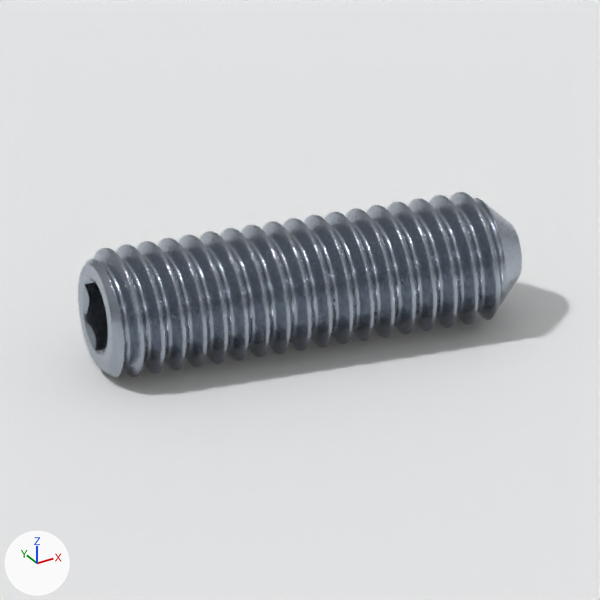
The Blender file navigation_oobb/hardware/screw/grub/hex_head/stainless_steel/m3_diameter/10_mm_length/three_d_model/studio.blend: old version first, new version second.
One viewpoint serves both versions: the file's camera 'product camera'. Arrows for +X, +Y and +Z are at lower left; the lights stay in place. The first picture is the older version.

Objects in the first picture: 'product full', 'product seamless floor'.
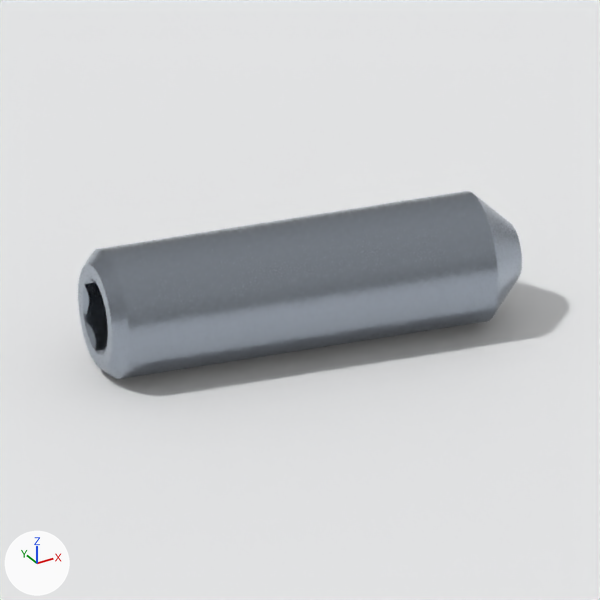
Pixel boxes [x1, y1, x2, y2] of what changed, in the pictures (600 x 600 px):
'product display', shown: after [78, 191, 522, 380]
'product full', hidden: before [78, 192, 522, 378]

Diff of the bpy script that builds the scene:
```diff
--- a/navigation_oobb/hardware/screw/grub/hex_head/stainless_steel/m3_diameter/10_mm_length/three_d_model/studio.blend.py
+++ b/navigation_oobb/hardware/screw/grub/hex_head/stainless_steel/m3_diameter/10_mm_length/three_d_model/studio.blend.py
@@ ob_product_full @@
 ob_product_full.rotation_euler = (-0.209, -1.571, 0.0)  # degrees (-12, -90, 0)
+ob_product_full.hide_viewport = True
@@ ob_product_display @@
 ob_product_display.rotation_euler = (-0.209, -1.571, 0.0)  # degrees (-12, -90, 0)
-ob_product_display.hide_viewport = True
```
